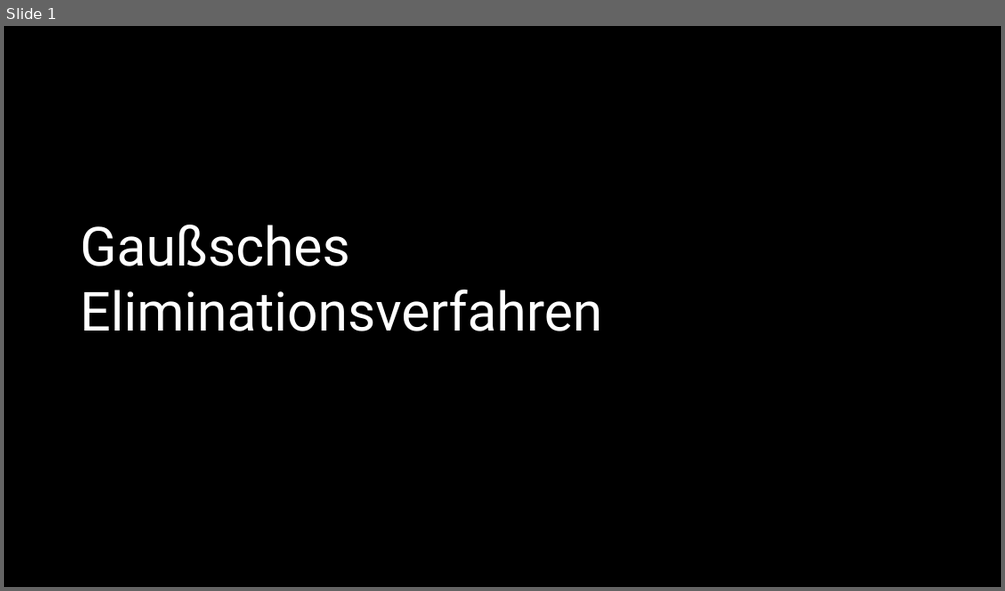
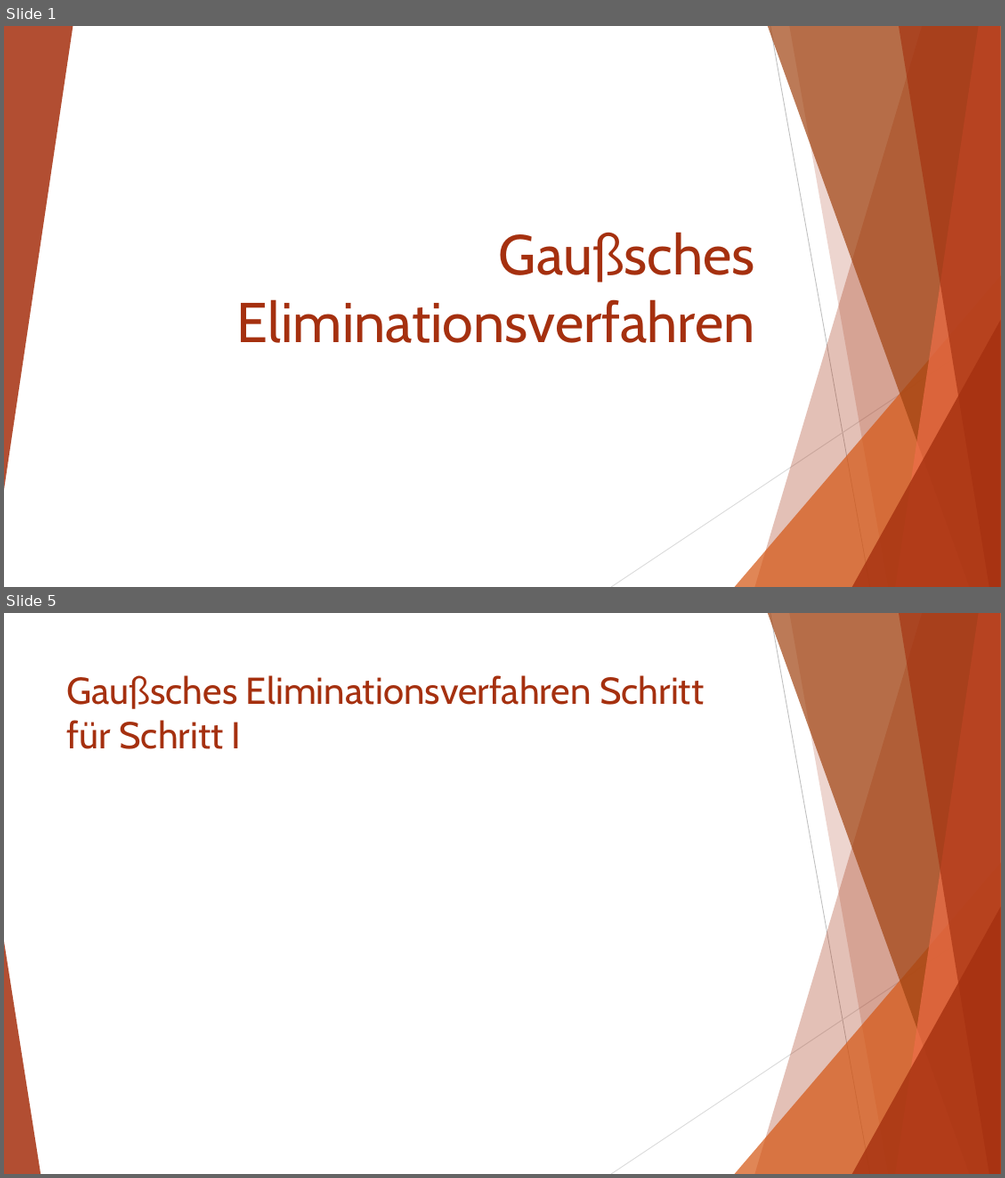
Before and after one commit to Zwilli/Numerik_und_Logik, a slide deck: Ortner/Gaußsches Eliminationsverfahren.pptx. Shown one above the other, each under a label of ours: slide 1 before the commit, slides 1 and 5 after it; the slides between them are not shown. The pictures are 1005x591 and 1005x1178 pixels, drawn with LibreOffice and Linux fonts; fonts in the diff are those of the drawing; background and template pictures are left out; a plain dark background stands for a picture behind light text. Boxes give left, top, right and bottom in pixels: in the first picture for what was removed or moved away, otherwise in the second. Text is boxed around its words. In the diff, an @@ line names an element or a change of style, - is before the commit and + after.

```diff
--- a/Ortner/Gaußsches Eliminationsverfahren.pptx
+++ b/Ortner/Gaußsches Eliminationsverfahren.pptx
@@ slide 5 added at (x1=4, y1=613, x2=1001, y2=1174), background #FFFFFF; not listed: 9 template elements that a slide beside it also shows @@
@@ title added at (x1=67, y1=675, x2=704, y2=749), 36 pt, text #A5300F @@
+Gaußsches Eliminationsverfahren Schritt für Schritt I
@@ triangle added at (x1=4, y1=941, x2=40, y2=1174), fill #A5300F at 85% opacity @@
@@ slide 1 changed as well @@
@@ background picture (left out) to #FFFFFF @@
@@ rectangle removed at (x1=4, y1=26, x2=1001, y2=587) @@
@@ group added at (x1=4, y1=26, x2=1001, y2=587): 5 freeform shapes, 3 triangles, 2 lines @@
@@ title "Gaußsches Eliminationsverfahren" moved from (x1=80, y1=224, x2=602, y2=331) to (x1=237, y1=232, x2=755, y2=343) @@
@@ title "Gaußsches Eliminationsverfahren" at (x1=237, y1=232, x2=755, y2=343): size 52 to 54 pt, font Roboto to Cabin, text colour #FFFFFF to #A5300F; alignment left to right @@
```
Also in this commit, not shown: 3 other slides added, 1 slide removed, 1 other file.
